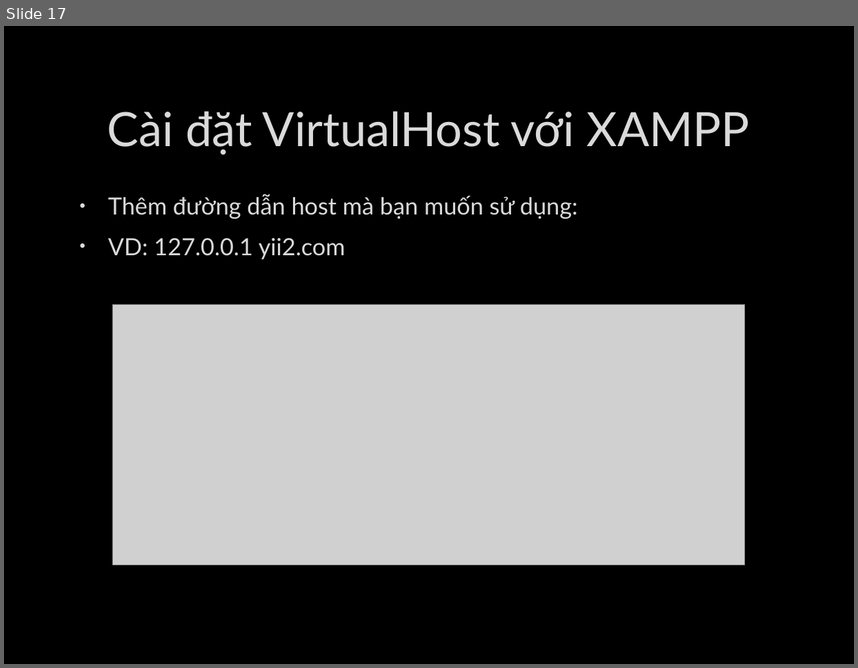
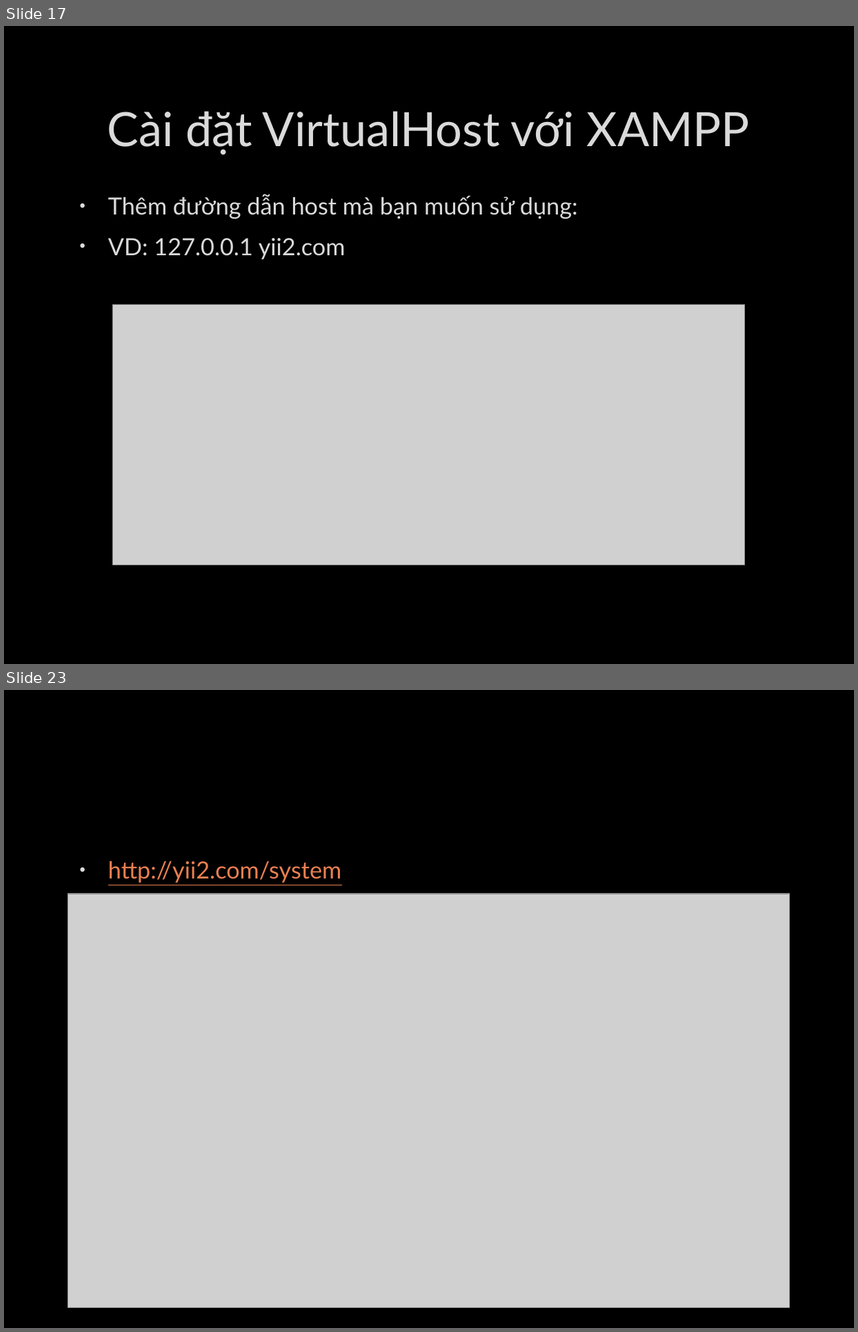
Before and after one commit to deviknight/php, a slide deck: Yii-Framwork.pptx. Shown one above the other, each under a label of ours: slide 17 before the commit, slides 17 and 23 after it; the slides between them are not shown. The pictures are 858x668 and 858x1332 pixels, drawn with LibreOffice and Linux fonts; fonts in the diff are those of the drawing; grey boxes stand for pictures; background and template pictures are left out. Boxes give left, top, right and bottom in pixels: in the first picture for what was removed or moved away, otherwise in the second. Text is boxed around its words. In the diff, an @@ line names an element or a change of style, - is before the commit and + after.

```diff
--- a/Yii-Framwork.pptx
+++ b/Yii-Framwork.pptx
@@ slide 23 added at [4,690,854,1328], background picture (left out) @@
@@ text added at [108,860,341,883], 20 pt, text #E98052, underline @@
+• http://yii2.com/system
@@ picture added at [67,893,789,1306] @@
```
Also in this commit, not shown: 2 slides changed, 5 other slides added.
